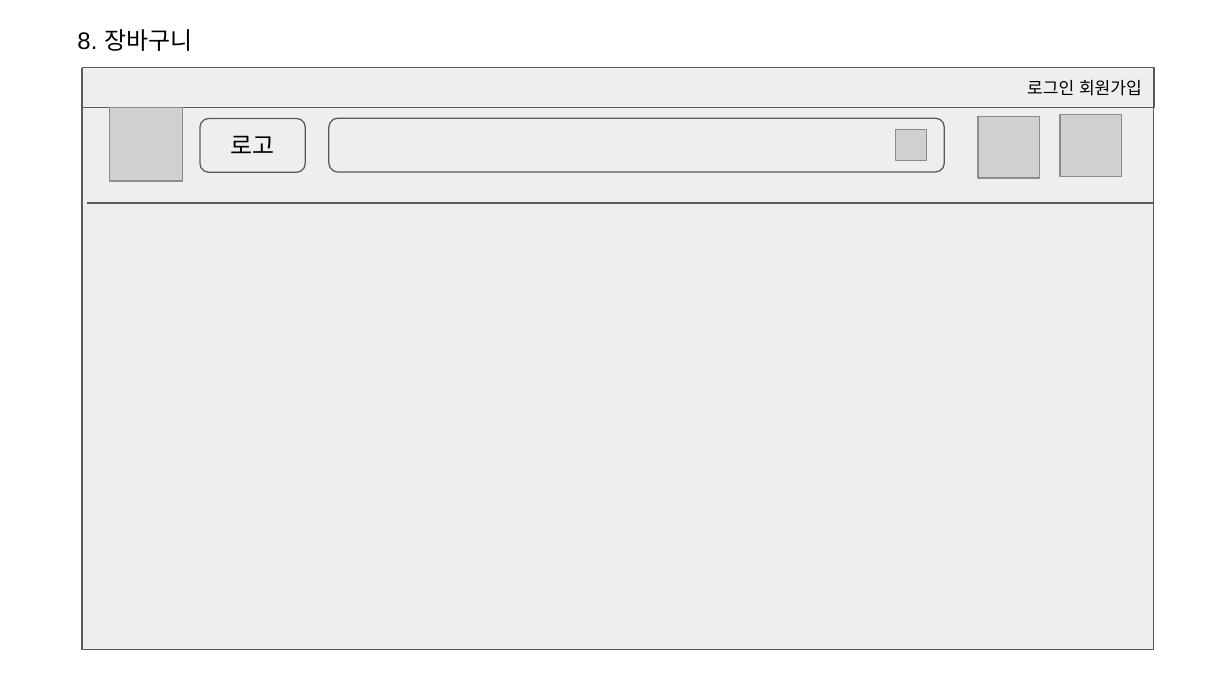
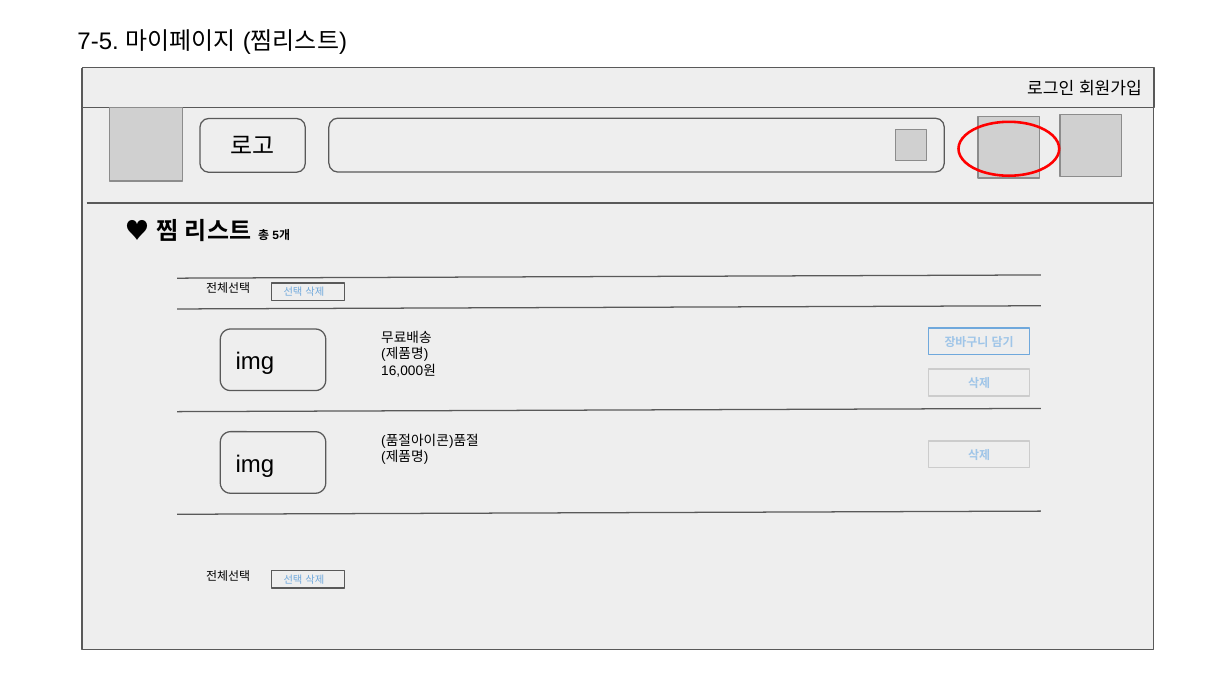
Before and after one commit to smileeeey/DDoreka, a slide deck: slide 30 of doc/공통 프로젝트(쇼핑몰).pptx (slide 13 before the commit). Drawn at 1232x693 pixels with LibreOffice and Linux fonts; fonts in the diff are those of the drawing; grey boxes stand for pictures; background and template pictures are left out. Boxes give left, top, right and bottom in pixels: in the first picture for what was removed or moved away, otherwise in the second. Text is boxed around its words. In the diff, an @@ line names an element or a change of style, - is before the commit and + after.

```diff
--- a/doc/공통 프로젝트(쇼핑몰).pptx
+++ b/doc/공통 프로젝트(쇼핑몰).pptx
@@ text at bbox=[77, 29, 347, 54]: text changed @@
-8. 장바구니
+7-5. 마이페이지 (찜리스트)
@@ ellipse added at bbox=[958, 122, 1060, 176], outline #FF0000 1.5 pt @@
@@ text added at bbox=[156, 219, 290, 241], 14 pt, text #000000, bold @@
+♥ 찜 리스트 총 5개
@@ line added from (177, 278) to (1041, 275), #595959 0.75 pt @@
@@ text added at bbox=[206, 282, 250, 293], 7 pt, text #000000 @@
+전체선택
@@ rectangle added at bbox=[271, 283, 345, 301], fill #EEEEEE, outline #595959 0.75 pt, 6 pt, text #6FA8DC @@
+선택 삭제
@@ line added from (177, 309) to (1041, 306), #595959 0.75 pt @@
@@ rounded rectangle added at bbox=[221, 329, 326, 391], fill #EEEEEE, outline #595959 0.75 pt, 14 pt, text #000000 @@
+img
@@ rectangle added at bbox=[929, 328, 1030, 355], fill #EEEEEE, outline #6FA8DC 0.75 pt, 7 pt, text #9FC5E8, bold @@
+장바구니 담기
@@ text added at bbox=[381, 330, 436, 377], 8 pt, text #000000 @@
+무료배송
+(제품명)
+16,000원
@@ rectangle added at bbox=[929, 370, 1030, 397], fill #EEEEEE, outline #CCCCCC 0.75 pt, 7 pt, text #9FC5E8, bold @@
+삭제
@@ line added from (177, 411) to (1041, 409), #595959 0.75 pt @@
@@ rounded rectangle added at bbox=[221, 431, 326, 493], fill #EEEEEE, outline #595959 0.75 pt, 14 pt, text #000000 @@
+img
@@ text added at bbox=[381, 434, 479, 464], 8 pt, text #000000 @@
+(품절아이콘)품절
+(제품명)
@@ rectangle added at bbox=[929, 441, 1030, 468], fill #EEEEEE, outline #CCCCCC 0.75 pt, 7 pt, text #9FC5E8, bold @@
+삭제
@@ line added from (177, 514) to (1041, 511), #595959 0.75 pt @@
@@ text added at bbox=[206, 570, 250, 581], 7 pt, text #000000 @@
+전체선택
@@ rectangle added at bbox=[271, 570, 345, 588], fill #EEEEEE, outline #595959 0.75 pt, 6 pt, text #6FA8DC @@
+선택 삭제
```
Also in this commit, not shown: 11 other slides changed, 17 slides added, 4 other files.
